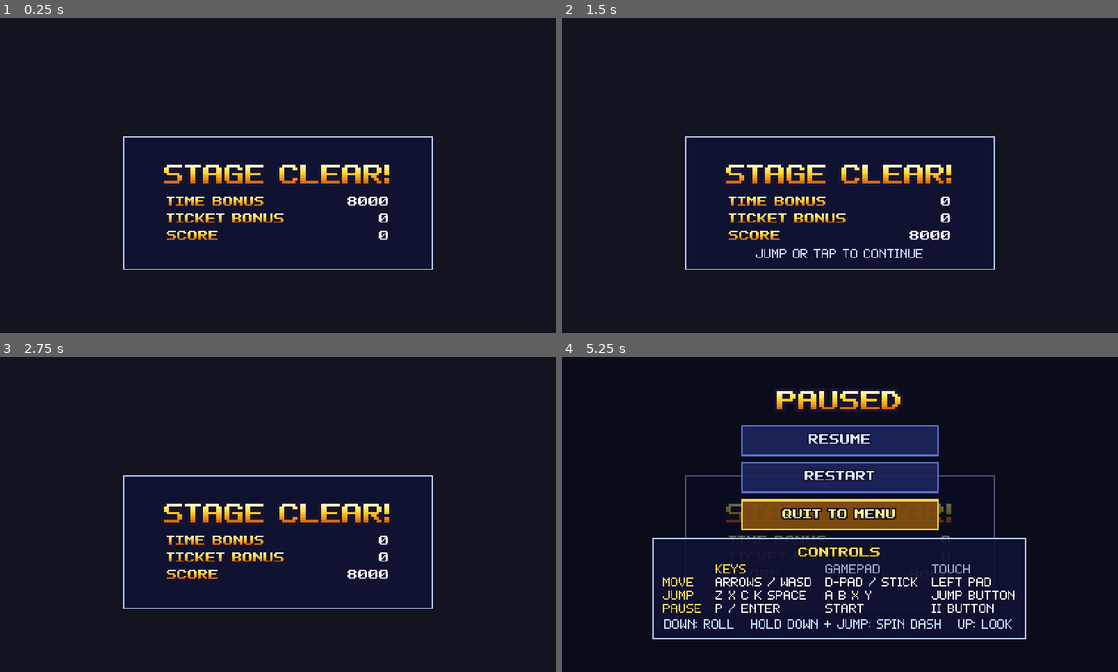
Above: before the commit, frames 1-4 (two rows, left to right).
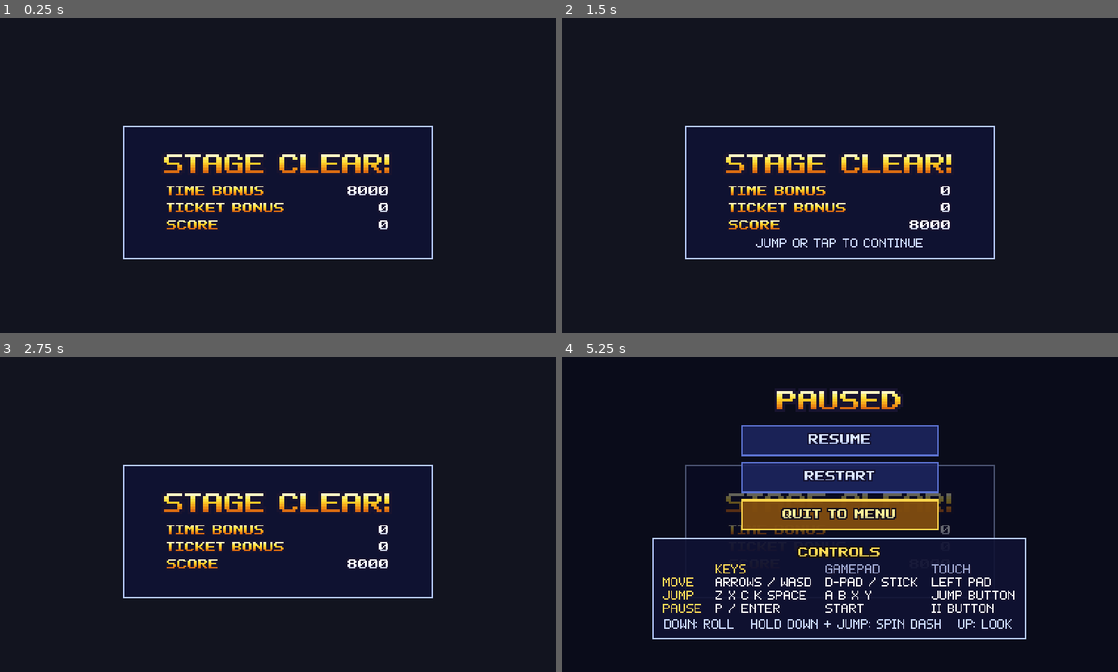
Above: after the commit, the same moments.

Repository: crrreatorrr/HPOS10I
Game: Godot game, scene res://ui/tally/score_tally.tscn
Two runs of this game, one before a commit and one after it. Both use one fixed random seed, a clock stepped at 60 frames per second and the inputs below. This scene is started directly instead of the project's main scene.
Inputs (mouse positions are in pixels of both pictures, inside the frame that each line leads up to):
- Up to frame 1 (0.25 s): no input
- Up to frame 2 (1.5 s): tap Enter (pause) at 0.5 s; move the mouse to (962, 159) at 0.52 s; hold Right (move_right) 0.53-1.25 s; tap 1 at 0.6 s; click (962, 159) at 0.67 s; tap Z (jump) at 0.77 s; drag from (728, 191) to (812, 238) at 1.27 s
- Up to frame 3 (2.75 s): move the mouse to (333, 445) at 2.02 s; hold Right (move_right) from 2.03 s (still down); tap X at 2.1 s; click (333, 445) at 2.17 s
- Up to frame 4 (5.25 s): release Right (move_right) at 2.75 s; tap Space at 2.75, 3.6, 4.25 s; drag from (812, 577) to (673, 467) at 2.77 s; tap Enter (pause) at 3.5, 5 s; move the mouse to (1006, 561) at 3.52 s; hold Left (move_left) 3.53-4.25 s; click (1006, 561) at 3.67 s; tap Z (jump) at 3.77 s; drag from (673, 467) to (756, 435) at 4.27 s; move the mouse to (867, 514) at 5.02 s; hold Down (move_down) from 5.03 s (still down); tap 1 at 5.1 s; click (867, 514) at 5.17 s

The runs differ from the first frame. In frame 1, 4.4% of the frame differs, in the area x 22-78%, y 34-80%; in frame 2, 5.0%; in frame 3, 4.4%; in frame 4, 1.0%.

Commit message:
Tally: keep the panel above the bottom hint line
The panel's bottom edge covered the playground's control-hint line. The
emerald's name and count now share one line and the panel is confined to
y 44..223, between the HUD counters and the hint band; a test checks the
panel never overlaps either at 424x240, in all three emerald modes.

Co-Authored-By: Claude Opus 5.5 <noreply@anthropic.com>

Diff:
--- a/tests/ui/test_score_tally.gd
+++ b/tests/ui/test_score_tally.gd
@@ -132,3 +132,32 @@
 	while elapsed < seconds + 0.05:
 		await tree.process_frame
 		elapsed += node.get_process_delta_time()
+
+
+## The panel stays clear of the HUD counters and of the playground's bottom
+## control-hint line, in every mode, at 424x240.
+func test_panel_clears_the_hud_and_the_hint_line() -> void:
+	var playground: Node = add_scene("res://playground/physics_playground.tscn")
+	var hud: Node = add_scene("res://ui/hud/hud.tscn")
+	await physics_frames(3)
+	var hint: Label = null
+	for node in playground.find_children("*", "Label", true, false):
+		if (node as Label).position.y > 200:
+			hint = node
+	assert_true(hint != null, "found the playground's bottom hint line")
+	var counters := (hud.find_child("Counters", true, false) as Control).get_global_rect()
+	for setup in [[Z1, 1, false], [Z1, 2, true], ["test_zone", 1, false]]:
+		GameState.reset_game()
+		if setup[2]:
+			GameState.emeralds[Emeralds.key(setup[0], setup[1])] = true
+		var tally := _clear(setup[0], setup[1])
+		await physics_frames(2)
+		var panel := (tally.get_node("Root/Panel") as Control).get_global_rect()
+		var label := "%s act %d" % [setup[0], setup[1]]
+		assert_true(panel.end.y <= ScoreTally.PANEL_BOTTOM, "%s: panel ends at %d" % [label, panel.end.y])
+		assert_true(panel.position.x >= 0 and panel.end.x <= 424 and panel.position.y >= 0, "%s: on screen" % label)
+		assert_true(not panel.intersects(counters), "%s: clear of the HUD counters" % label)
+		if hint != null:
+			assert_true(not panel.intersects(hint.get_global_rect()), "%s: clear of the hint line %s" % [label, hint.get_global_rect()])
+		tally.queue_free()
+		await physics_frames(1)
--- a/ui/tally/score_tally.gd
+++ b/ui/tally/score_tally.gd
@@ -11,7 +11,9 @@
 ##
 ## Jump (any device) or a tap/click skips the count; once counted, it
 ## continues. Timing runs on seconds, so any frame rate gives the same tally.
-## The panel sits below the HUD counters (y 44+) so it never covers them.
+## The panel stays between the HUD counters (y < 44) and the bottom line
+## (y >= PANEL_BOTTOM, where the playground prints its control hints), so it
+## never covers either.
 
 signal finished
 
@@ -33,6 +35,8 @@
 ## Presses this soon after the tally appears are ignored (a held jump from
 ## the goal run shouldn't skip it).
 const INPUT_GRACE := 0.4
+## The panel never reaches below this line (matches Root's bottom offset).
+const PANEL_BOTTOM := 223
 
 ## Zone shown in the heading. LevelRoot may set it; defaults to GameState's.
 var zone_id := ""
@@ -91,8 +95,7 @@
 	_quiet_count.text = count_text
 	var mode := emerald_mode(zone_id, act)
 	_emerald_box.visible = mode == &"won"
-	_emerald_name.visible = mode == &"won"
-	_emerald_count.visible = mode == &"won"
+	(%EmeraldLine as Control).visible = mode == &"won"
 	_quiet_box.visible = mode == &"earlier"
 	# The big icon waits (hidden) for its moment; the box keeps its space.
 	_emerald.visible = false
--- a/ui/tally/score_tally.tscn
+++ b/ui/tally/score_tally.tscn
@@ -13,7 +13,7 @@
 anchor_right = 1.0
 anchor_bottom = 1.0
 offset_top = 44.0
-offset_bottom = -2.0
+offset_bottom = -17.0
 grow_horizontal = 2
 grow_vertical = 2
 mouse_filter = 2
@@ -45,26 +45,31 @@
 
 [node name="EmeraldBox" type="Control" parent="Root/Panel/Box"]
 unique_name_in_owner = true
-custom_minimum_size = Vector2(0, 54)
+custom_minimum_size = Vector2(0, 52)
 layout_mode = 2
 mouse_filter = 2
 
 [node name="Emerald" parent="Root/Panel/Box/EmeraldBox" instance=ExtResource("3_icon")]
 unique_name_in_owner = true
 
-[node name="EmeraldName" type="Label" parent="Root/Panel/Box"]
+[node name="EmeraldLine" type="HBoxContainer" parent="Root/Panel/Box"]
+unique_name_in_owner = true
+layout_mode = 2
+mouse_filter = 2
+theme_override_constants/separation = 10
+alignment = 1
+
+[node name="EmeraldName" type="Label" parent="Root/Panel/Box/EmeraldLine"]
 unique_name_in_owner = true
 layout_mode = 2
 theme_type_variation = &"HudLabel"
 text = "EMERALD"
-horizontal_alignment = 1
 
-[node name="EmeraldCount" type="Label" parent="Root/Panel/Box"]
+[node name="EmeraldCount" type="Label" parent="Root/Panel/Box/EmeraldLine"]
 unique_name_in_owner = true
 layout_mode = 2
 theme_type_variation = &"HudValue"
 text = "1 / 8"
-horizontal_alignment = 1
 
 [node name="QuietBox" type="HBoxContainer" parent="Root/Panel/Box"]
 unique_name_in_owner = true
